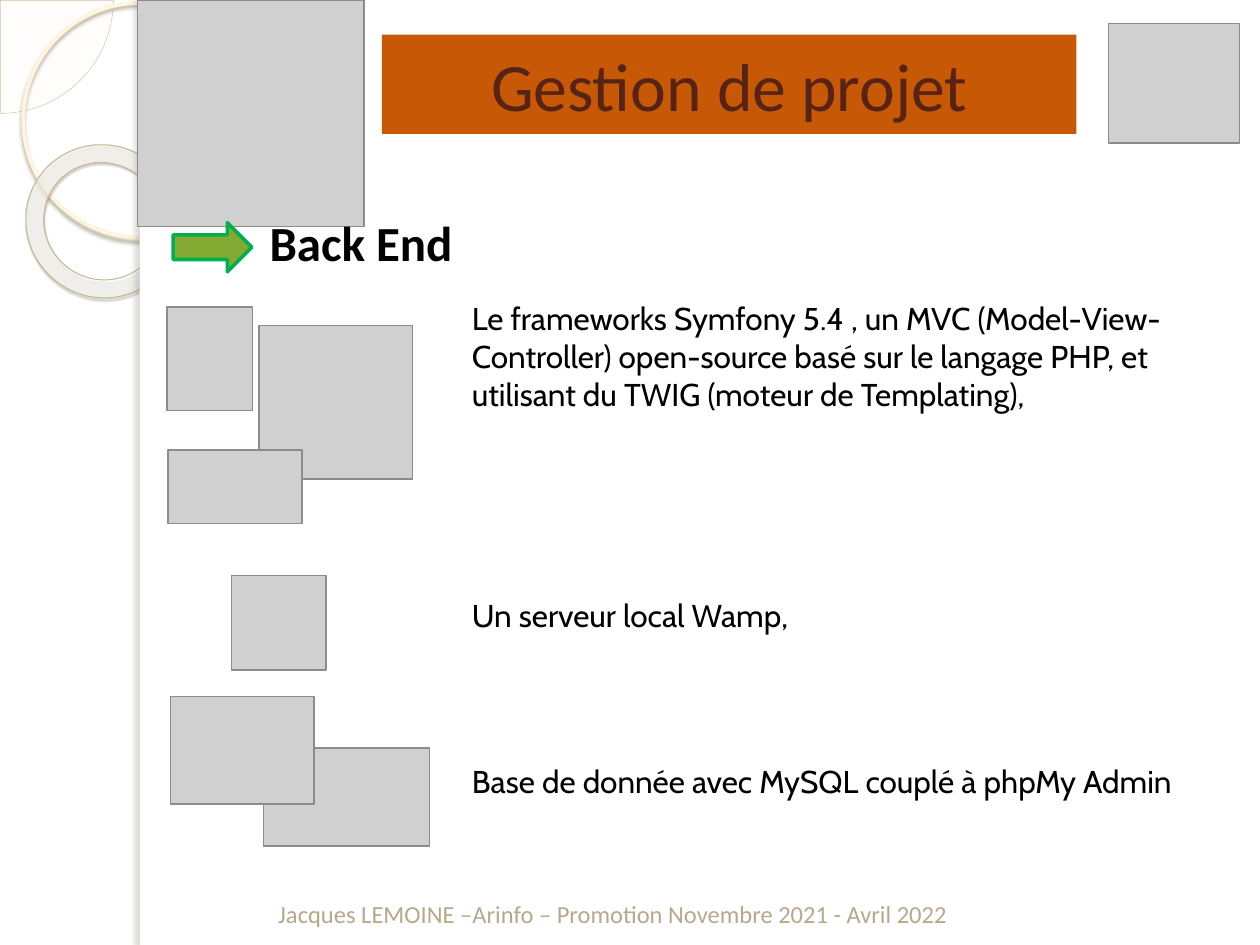
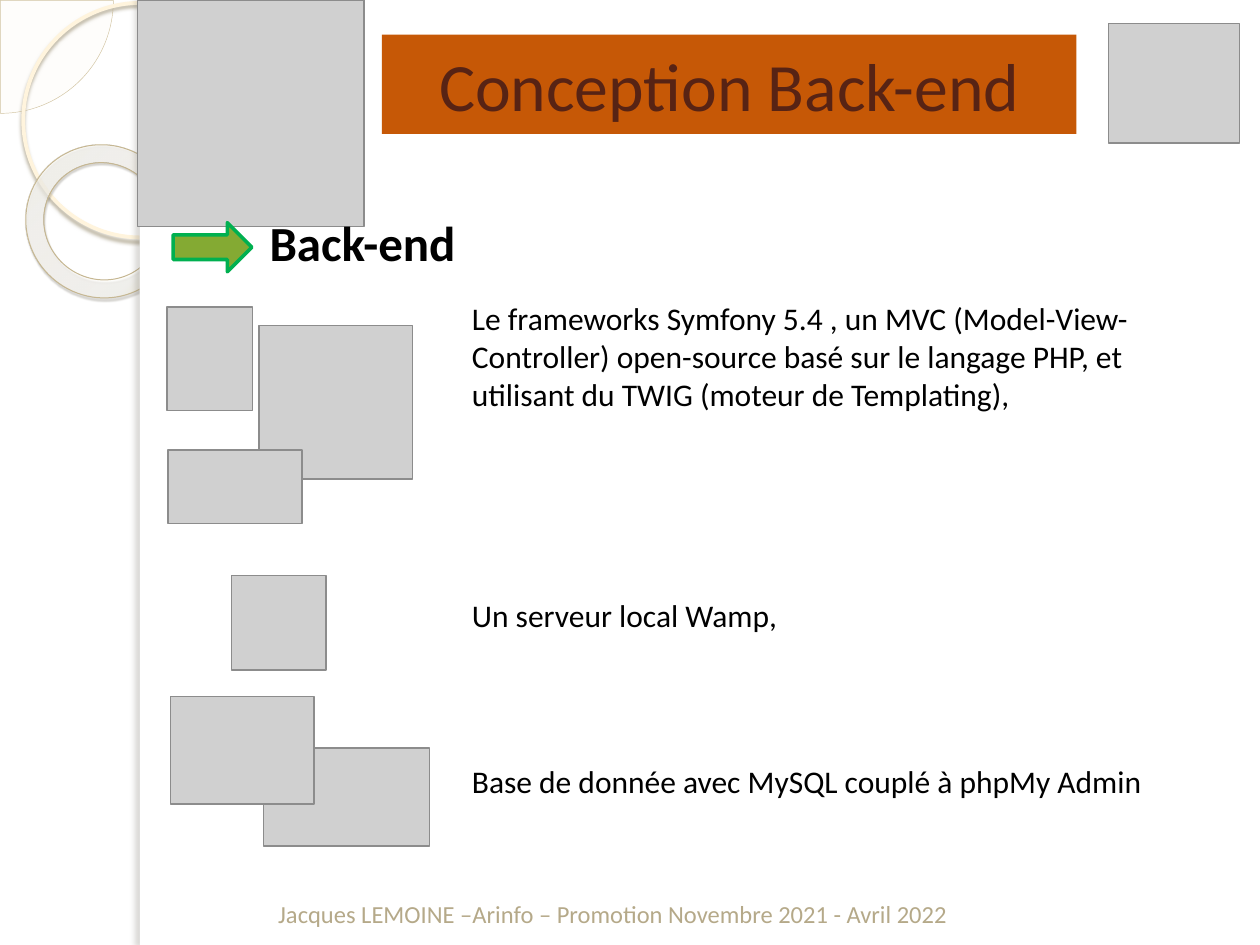
Before and after one commit to jacquesLemoine44/AssociationPaulGreen, a slide deck: slide 16 of DocumentationsProjet/Jacques.Lemoine-Présentation.pptx. Drawn at 1260x945 pixels with LibreOffice and Linux fonts; fonts in the diff are those of the drawing; grey boxes stand for pictures; background and template pictures are left out. Boxes give left, top, right and bottom in pixels: in the first picture for what was removed or moved away, otherwise in the second. Text is boxed around its words. In the diff, an @@ line names an element or a change of style, - is before the commit and + after.

```diff
--- a/DocumentationsProjet/Jacques.Lemoine-Présentation.pptx
+++ b/DocumentationsProjet/Jacques.Lemoine-Présentation.pptx
@@ title at (x1=439, y1=64, x2=1019, y2=122): text changed @@
-Gestion de projet
+Conception Back-end
@@ text at (x1=270, y1=221, x2=456, y2=262): text changed @@
-Back End
+Back-end
@@ text "Le frameworks Symfony 5.4 , ..." at (x1=472, y1=307, x2=1141, y2=798): font Cabin to Calibri @@
```
Also in this commit, not shown: 10 other slides changed, 17 slides added, 30 other files.
